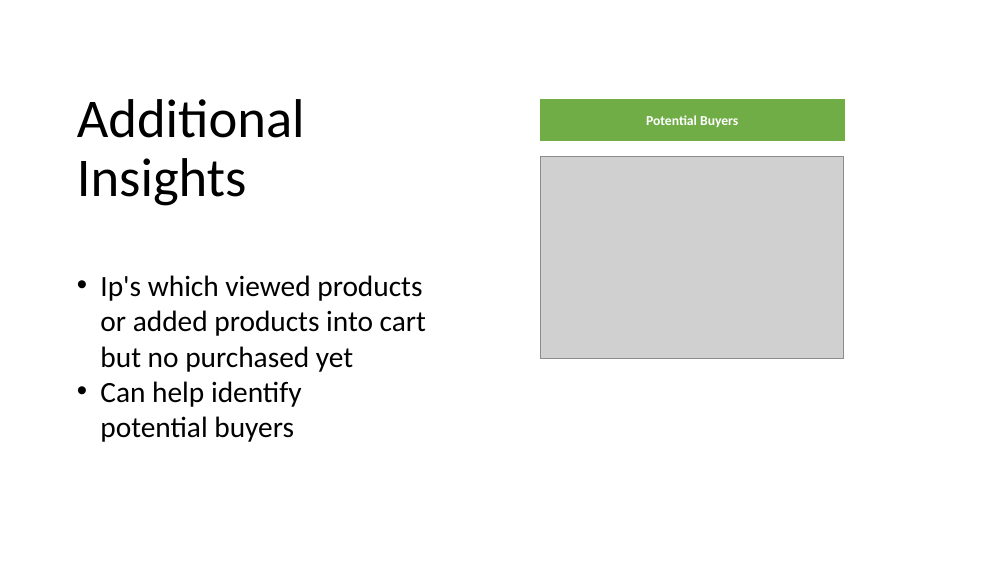
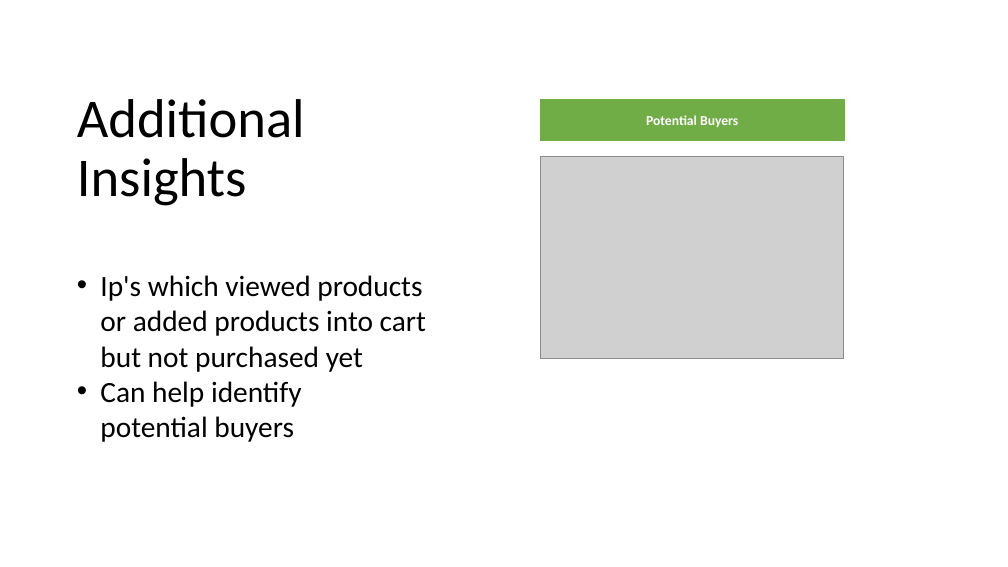
Before and after one commit to SonawaneMayur/HitAnalysis, a slide deck: slide 5 of doc/Hit_Data_Analysis.pptx. Drawn at 1008x567 pixels with LibreOffice and Linux fonts; fonts in the diff are those of the drawing; grey boxes stand for pictures. Boxes give left, top, right and bottom in pixels: in the first picture for what was removed or moved away, otherwise in the second. Text is boxed around its words. In the diff, an @@ line names an element or a change of style, - is before the commit and + after.

```diff
--- a/doc/Hit_Data_Analysis.pptx
+++ b/doc/Hit_Data_Analysis.pptx
@@ text at [100,275,426,372]: text changed @@
-• Ip's which viewed products or added products into cart but no purchased yet
+• Ip's which viewed products or added products into cart but not purchased yet
```
Also in this commit, not shown: 1 other slide changed, 2 slides added, 6 other files.
